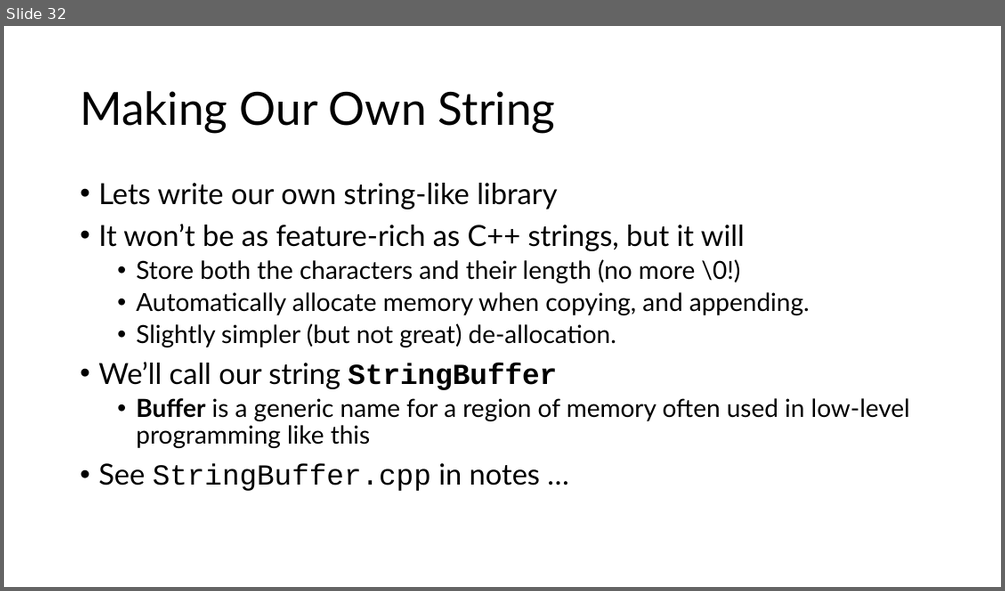
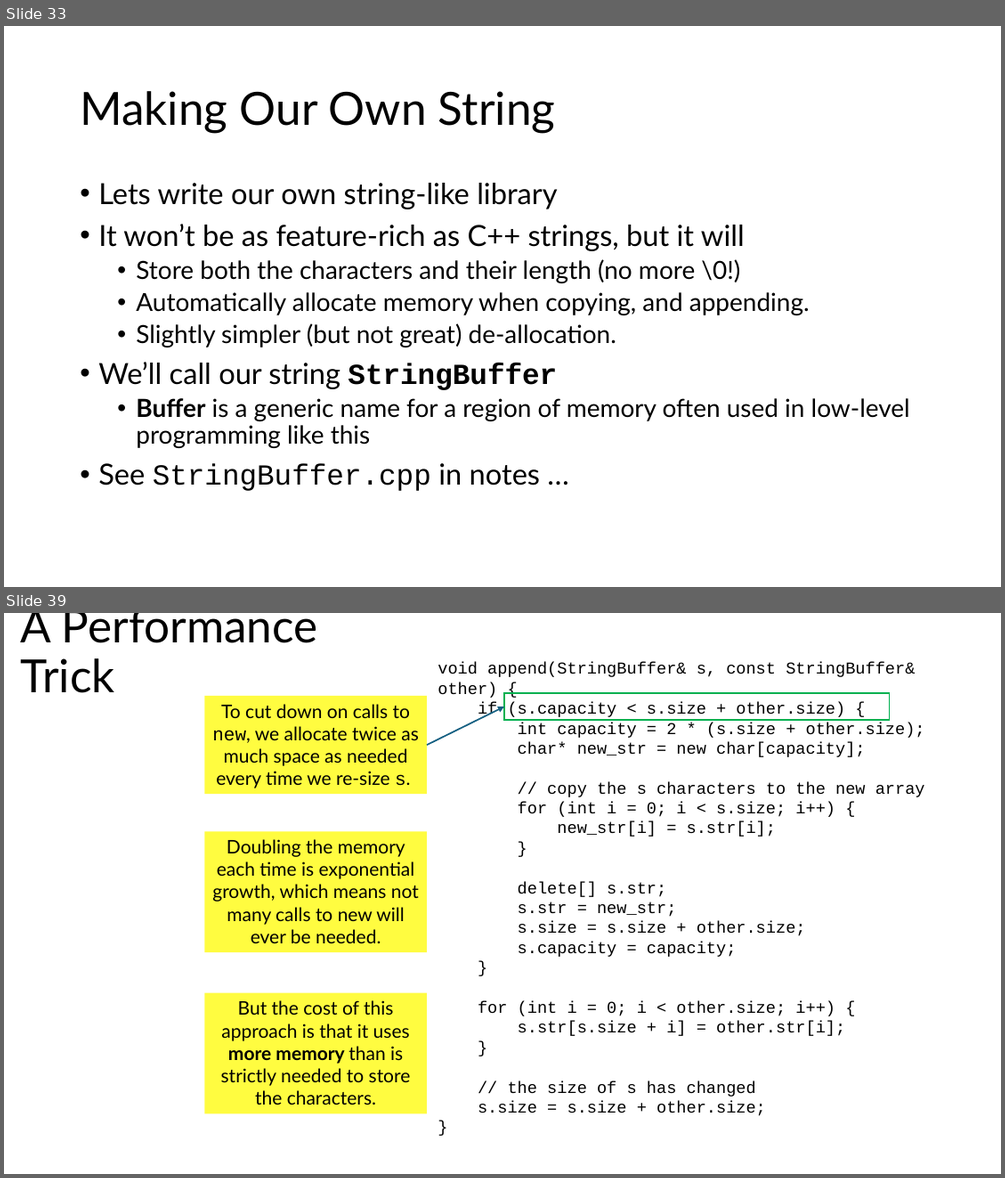
Before and after one commit to tjd1234/cmpt125spring2026, a slide deck: notes/week4/week4.pptx. Shown one above the other, each under a label of ours: slide 32 before the commit, slides 33 and 39 after it; the slides between them are not shown. The pictures are 1005x591 and 1005x1178 pixels, drawn with LibreOffice and Linux fonts; fonts in the diff are those of the drawing. Boxes give left, top, right and bottom in pixels: in the first picture for what was removed or moved away, otherwise in the second. Text is boxed around its words. In the diff, an @@ line names an element or a change of style, - is before the commit and + after.

```diff
--- a/notes/week4/week4.pptx
+++ b/notes/week4/week4.pptx
@@ slide 39 added at box(4, 613, 1001, 1174), background #FFFFFF @@
@@ title added at box(21, 613, 318, 693), 44 pt, text #000000 @@
+A Performance Trick
@@ text added at box(437, 662, 925, 1116), 16 pt, text #000000 @@
+void append(StringBuffer& s, const StringBuffer& other) {
+if (s.capacity < s.size + other.size) {
+int capacity = 2 * (s.size + other.size);
+char* new_str = new char[capacity];
+// copy the s characters to the new array
+for (int i = 0; i < s.size; i++) {
+new_str[i] = s.str[i];
+}
+delete[] s.str;
+s.str = new_str;
+s.size = s.size + other.size;
+s.capacity = capacity;
+}
+for (int i = 0; i < other.size; i++) {
+s.str[s.size + i] = other.str[i];
+}
+// the size of s has changed
+s.size = s.size + other.size;
+}
@@ rectangle added at box(204, 696, 427, 794), fill #FFFC00 at 75% opacity, 18 pt, text #000000 @@
+To cut down on calls to new, we allocate twice as much space as needed every time we re-size s.
@@ arrow added from (427, 745) to (504, 706), #156082 1.5 pt @@
@@ rectangle added at box(504, 693, 890, 720), outline #00B050 1.5 pt @@
@@ rectangle added at box(204, 831, 427, 952), fill #FFFC00 at 75% opacity, 18 pt, text #000000 @@
+Doubling the memory each time is exponential growth, which means not many calls to new will ever be needed.
@@ rectangle added at box(204, 993, 427, 1114), fill #FFFC00 at 75% opacity, 18 pt, text #000000 @@
+But the cost of this approach is that it uses more memory than is strictly needed to store the characters.
@@ what was slide 32 is now slide 33 @@
```
Also in this commit, not shown: 15 slides changed, 8 other slides added, 8 other files.
